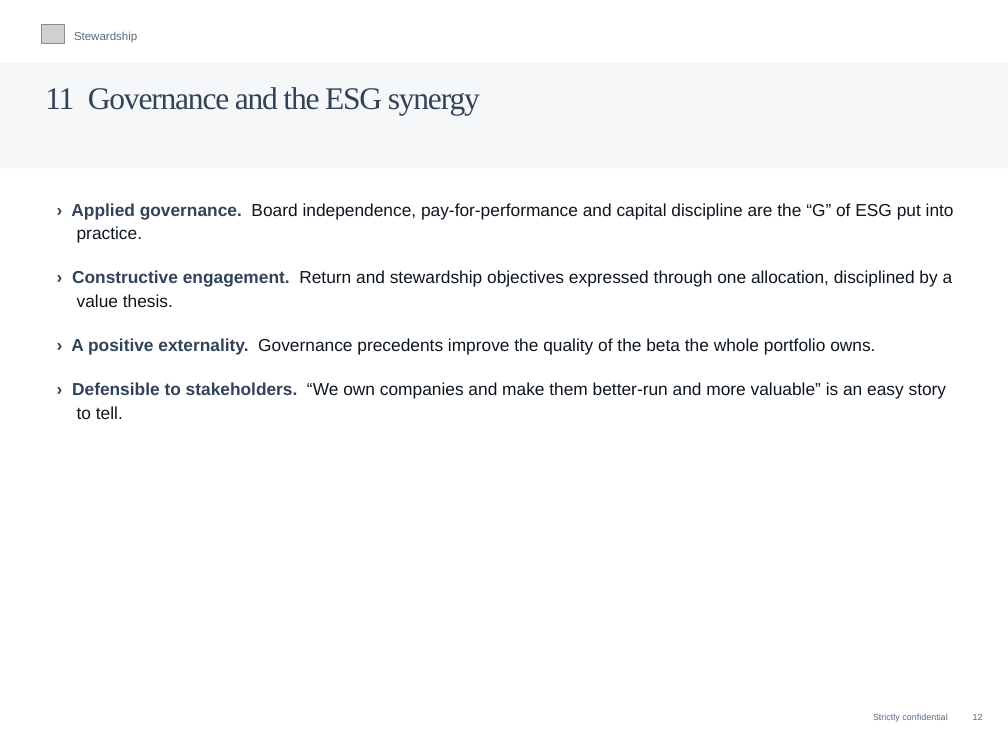
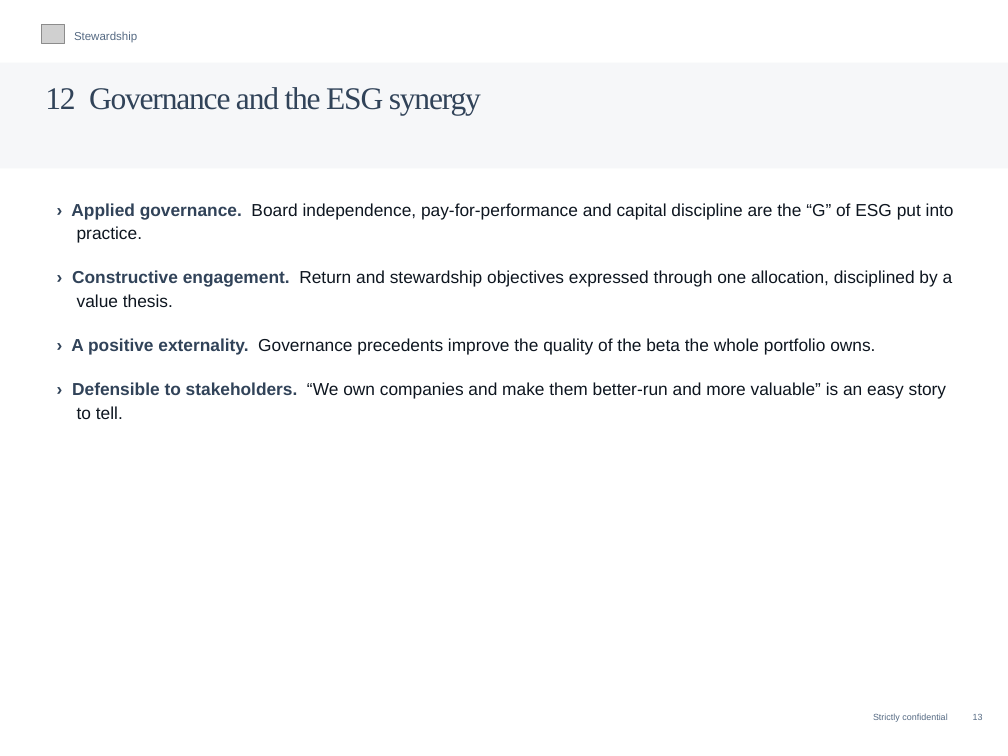
Before and after one commit to charette-lab/Claude, a slide deck: slide 15 of Athanase_Engaged_Ownership_Allocator_Deck.pptx (slide 14 before the commit). Drawn at 1008x756 pixels with LibreOffice and Linux fonts; fonts in the diff are those of the drawing; grey boxes stand for pictures. Boxes give left, top, right and bottom in pixels: in the first picture for what was removed or moved away, otherwise in the second. Text is boxed around its words. In the diff, an @@ line names an element or a change of style, - is before the commit and + after.

```diff
--- a/Athanase_Engaged_Ownership_Allocator_Deck.pptx
+++ b/Athanase_Engaged_Ownership_Allocator_Deck.pptx
@@ text at <box>45,87,481,116</box>: text changed @@
-11 Governance and the ESG synergy
+12 Governance and the ESG synergy
```
Also in this commit, not shown: 71 other slides changed, 1 slide added, 1 other file.
